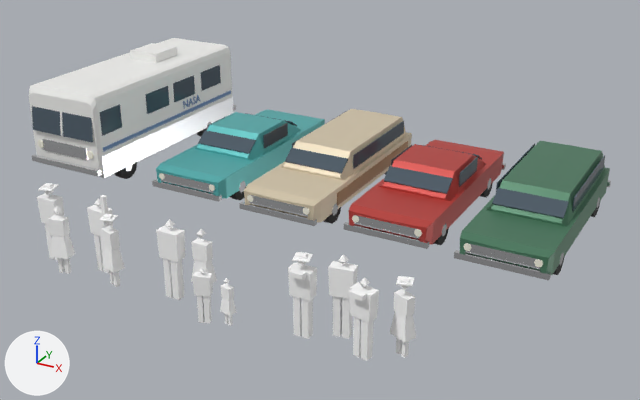
A saved change to the glTF model public/models/ksc-crowd.glb.
Rendered twice from a 50 mm camera at (9.49, -17.91, 9.05) aimed at (0.09, -0.82, 0.51). Arrows for +X, +Y and +Z are at lower left; the lights stay in place. The older version comes first. Where no turn or scale is listed for an object, it has been applied to the vertices. Vertices at exactly the same position are counted once.

Objects in the first picture: 'astrovan-geo', 'car-1-geo', 'car-2-geo', 'car-3-geo', 'car-4-geo', 'crowd-a-geo', 'crowd-b-geo', 'crowd-c-geo'.
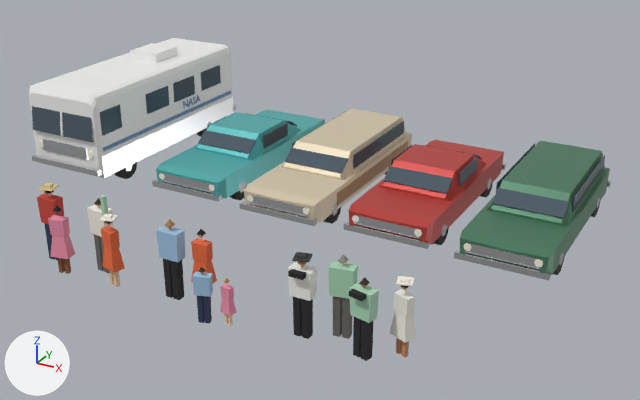
Where the change shows, as pixel boxes [x1, y1, x2, y2] in the pictures (640 x 400 px):
part 1 of me_crowd_a, recoloured
    both: [38, 183, 120, 287]
part 2 of me_crowd_a, recoloured
    both: [87, 205, 118, 237]
part 3 of me_crowd_a, recoloured (darker)
    both: [37, 193, 71, 274]
part 4 of me_crowd_a, recoloured
    both: [44, 191, 112, 261]
part 5 of me_crowd_a, recoloured (darker)
    both: [48, 215, 125, 273]
part 6 of me_crowd_a, recoloured (white to dark grey)
    both: [94, 234, 109, 273]
part 7 of me_crowd_b, recoloured
    both: [197, 234, 233, 326]
part 8 of me_crowd_b, recoloured (white to orange)
    both: [165, 219, 230, 283]
part 9 of me_crowd_b, recoloured (white to black)
    both: [163, 229, 206, 300]
part 10 of me_crowd_b, recoloured (white to blue)
    both: [156, 225, 213, 297]
part 11 of me_crowd_b, recoloured (white to dark blue)
    both: [197, 296, 212, 324]
part 12 of me_crowd_b, recoloured (white to pink)
    both: [220, 283, 237, 316]
part 13 of me_crowd_c, recoloured (white to black)
    both: [288, 269, 409, 361]
part 14 of me_crowd_c, recoloured
    both: [288, 262, 416, 343]
part 15 of me_crowd_c, recoloured (white to dark grey)
    both: [292, 252, 352, 339]
part 16 of me_crowd_c, recoloured
    both: [297, 254, 409, 358]
part 17 of me_crowd_c, recoloured (white to green)
    both: [328, 261, 379, 323]

The change, as a diff of the scene's bpy script:
```diff
--- a/public/models/ksc-crowd.glb.py
+++ b/public/models/ksc-crowd.glb.py
@@ me_crowd_a @@
 me_crowd_a.from_pydata(...)  # 176 vertices, 226 faces; spans x -1.19..1.19, y -0.42..0.42, z -0.92..0.92
+# me_crowd_a part 1: 64 faces centred in x -1.12..1.06, y -0.21..0.33, z -0.78..0.92 are repainted in the vertex colours; the middle colour goes from white #ffffff to beige #e1c9a5
+# me_crowd_a part 2: 32 faces centred in x 0.12..1.1, y -0.29..0.39, z 0.14..0.67 are repainted in the vertex colours; the middle colour goes from white #ffffff to white #f3eee0
+# me_crowd_a part 3: 34 faces centred in x -1.19..-0.23, y -0.3..0.29, z -0.78..0.56 are repainted in the vertex colours; the middle colour goes from white #ffffff to brown #8d5a3b
+# me_crowd_a part 4: 36 faces centred in x -1.12..1.0, y -0.28..0.31, z -0.62..0.72 are repainted in the vertex colours; the middle colour goes from white #ffffff to dark blue #2e3b56
+# me_crowd_a part 5: 40 faces centred in x -0.53..1.14, y -0.35..-0.01, z -0.34..0.36 are repainted in the vertex colours; the middle colour goes from white #ffffff to pink #e97e81
+# me_crowd_a part 6: 20 faces centred in x 0.19..0.51, y 0.17..0.36, z -0.63..-0.05 are repainted in the vertex colours; the middle colour goes from white #ffffff to dark grey #6e6a66
 me_crowd_a.materials.append(mat_crowd_cloth)
@@ me_crowd_b @@
 me_crowd_b.from_pydata(...)  # 136 vertices, 172 faces; spans x -0.97..0.97, y -0.49..0.49, z -0.87..0.87
+# me_crowd_b part 7: 48 faces centred in x -0.25..0.9, y -0.24..0.4, z -0.78..0.57 are repainted in the vertex colours; the middle colour goes from white #ffffff to beige #edc19e
+# me_crowd_b part 8: 36 faces centred in x -0.78..0.85, y -0.38..0.47, z -0.28..0.79 are repainted in the vertex colours; the middle colour goes from white #ffffff to orange #e86a3d
+# me_crowd_b part 9: 28 faces centred in x -0.9..0.41, y -0.38..0.39, z -0.57..0.64 are repainted in the vertex colours; the middle colour goes from white #ffffff to black #26262a
+# me_crowd_b part 10: 20 faces centred in x -0.97..0.54, y -0.45..0.28, z -0.12..0.62 are repainted in the vertex colours; the middle colour goes from white #ffffff to blue #9fc3e0
+# me_crowd_b part 11: 20 faces centred in x 0.26..0.49, y -0.44..-0.27, z -0.67..-0.26 are repainted in the vertex colours; the middle colour goes from white #ffffff to dark blue #2e3b56
+# me_crowd_b part 12: 20 faces centred in x 0.7..0.94, y -0.28..-0.12, z -0.5..-0.05 are repainted in the vertex colours; the middle colour goes from white #ffffff to pink #e98fa8
 me_crowd_b.materials.append(mat_crowd_cloth)
@@ me_crowd_c @@
 me_crowd_c.from_pydata(...)  # 176 vertices, 230 faces; spans x -1.19..1.19, y -0.45..0.45, z -0.85..0.85
+# me_crowd_c part 13: 72 faces centred in x -1.12..0.99, y -0.43..0.27, z -0.58..0.69 are repainted in the vertex colours; the middle colour goes from white #ffffff to black #26262a
+# me_crowd_c part 14: 52 faces centred in x -1.18..1.12, y -0.2..0.38, z -0.29..0.71 are repainted in the vertex colours; the middle colour goes from white #ffffff to white #f2efe4
+# me_crowd_c part 15: 42 faces centred in x -1.12..-0.14, y -0.23..0.38, z -0.56..0.85 are repainted in the vertex colours; the middle colour goes from white #ffffff to dark grey #3b3b3d
+# me_crowd_c part 16: 40 faces centred in x -1.0..1.06, y -0.21..0.32, z -0.72..0.77 are repainted in the vertex colours; the middle colour goes from white #ffffff to orange #c98e66
+# me_crowd_c part 17: 24 faces centred in x -0.54..0.57, y -0.3..0.42, z 0.16..0.69 are repainted in the vertex colours; the middle colour goes from white #ffffff to green #a9d4b5
 me_crowd_c.materials.append(mat_crowd_cloth)
```
